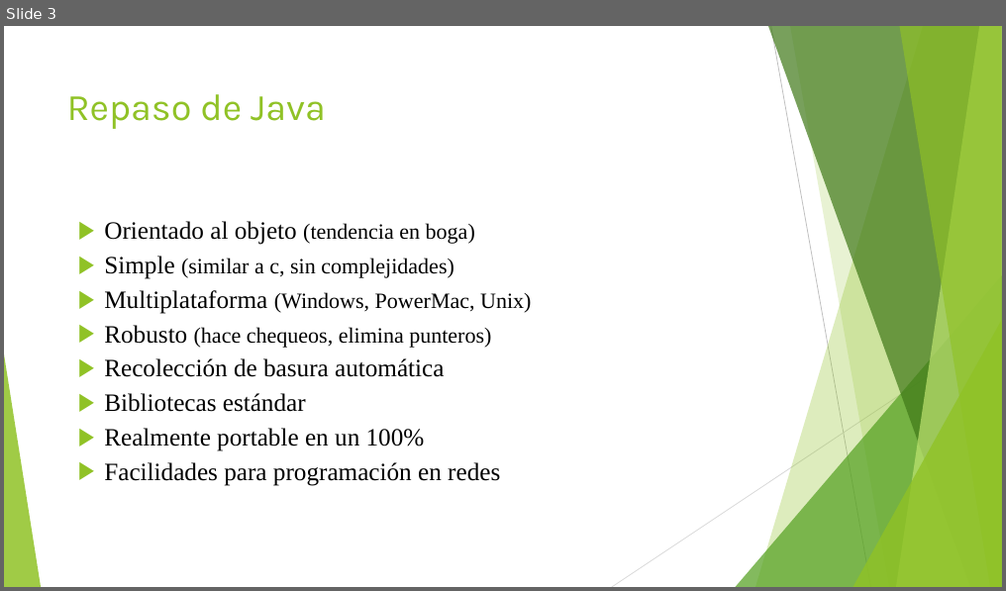
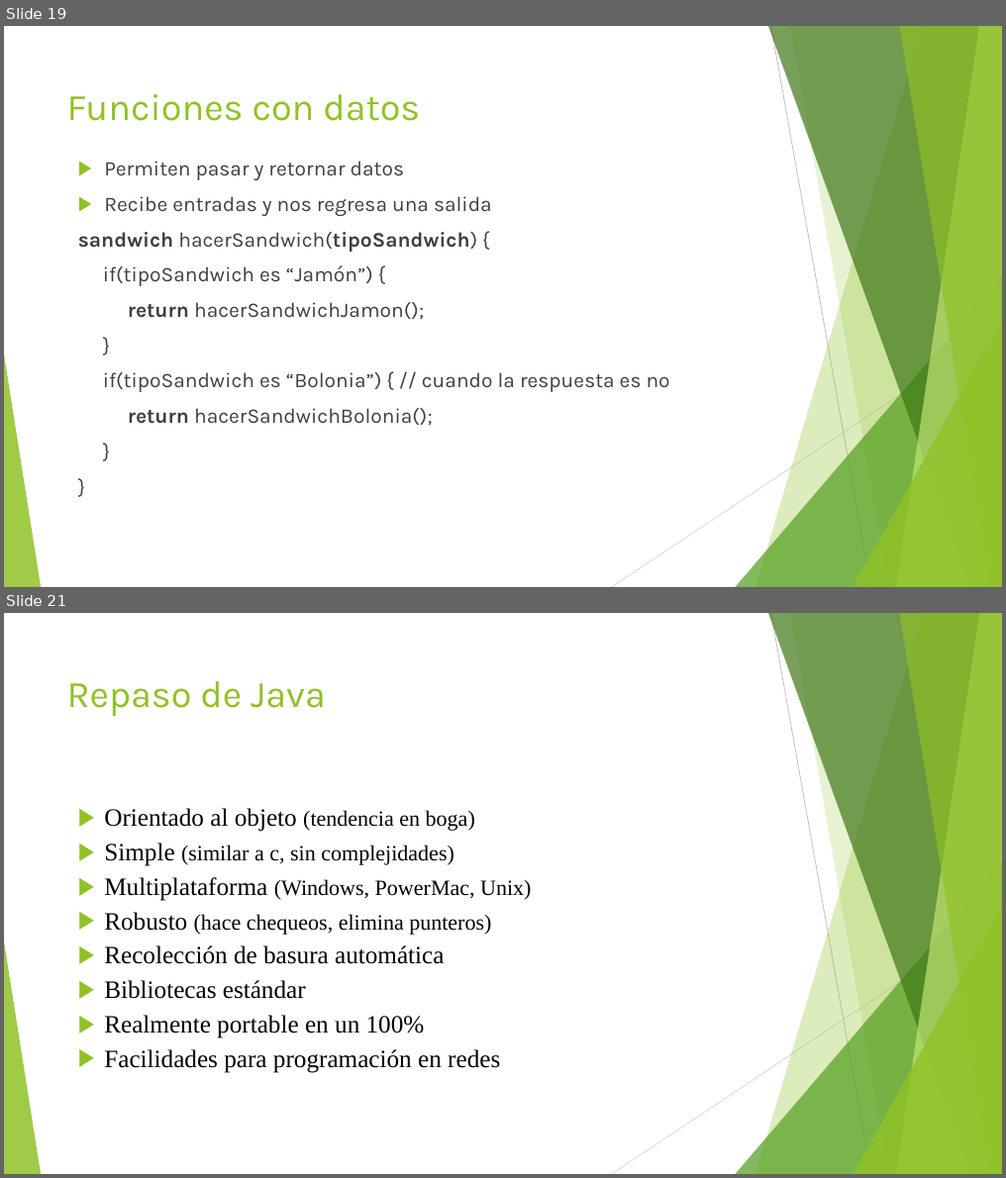
Before and after one commit to jomarnavarro/basicJava, a slide deck: Selenium, session 2.pptx. Shown one above the other, each under a label of ours: slide 3 before the commit, slides 19 and 21 after it; the slides between them are not shown. The pictures are 1006x591 and 1006x1178 pixels, drawn with LibreOffice and Linux fonts; fonts in the diff are those of the drawing. Boxes give left, top, right and bottom in pixels: in the first picture for what was removed or moved away, otherwise in the second. Text is boxed around its words. In the diff, an @@ line names an element or a change of style, - is before the commit and + after.

```diff
--- a/Selenium, session 2.pptx
+++ b/Selenium, session 2.pptx
@@ slide 19 added at (x1=4, y1=26, x2=1002, y2=587), background #FFFFFF; not listed: 10 template elements that a slide beside it also shows @@
@@ title added at (x1=67, y1=94, x2=420, y2=121), 36 pt, text #90C226 @@
+Funciones con datos
@@ text added at (x1=78, y1=161, x2=670, y2=425), 20 pt, text #3F3F3F @@
+▶ Permiten pasar y retornar datos
+▶ Recibe entradas y nos regresa una salida
+sandwich hacerSandwich(tipoSandwich) {
+if(tipoSandwich es “Jamón”) {
+return hacerSandwichJamon();
+}
+if(tipoSandwich es “Bolonia”) { // cuando la respuesta es no
+return hacerSandwichBolonia();
+}
+}
@@ what was slide 3 is now slide 21 @@
```
Also in this commit, not shown: 18 other slides added, 1 slide removed.
